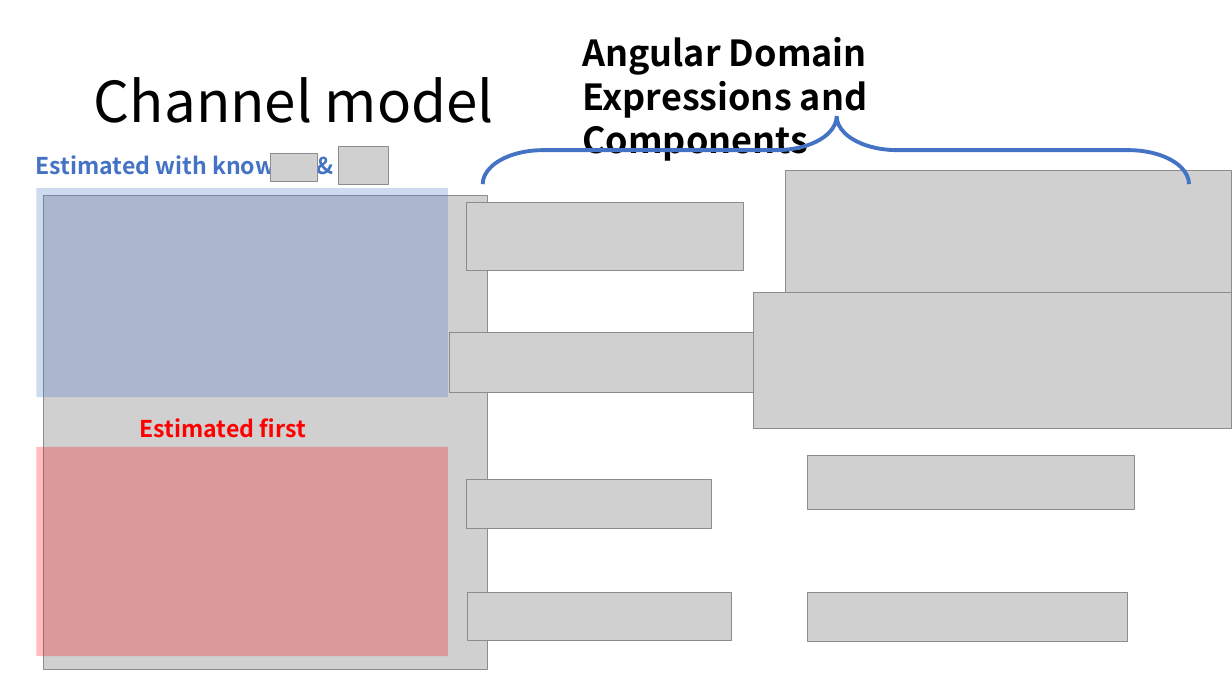
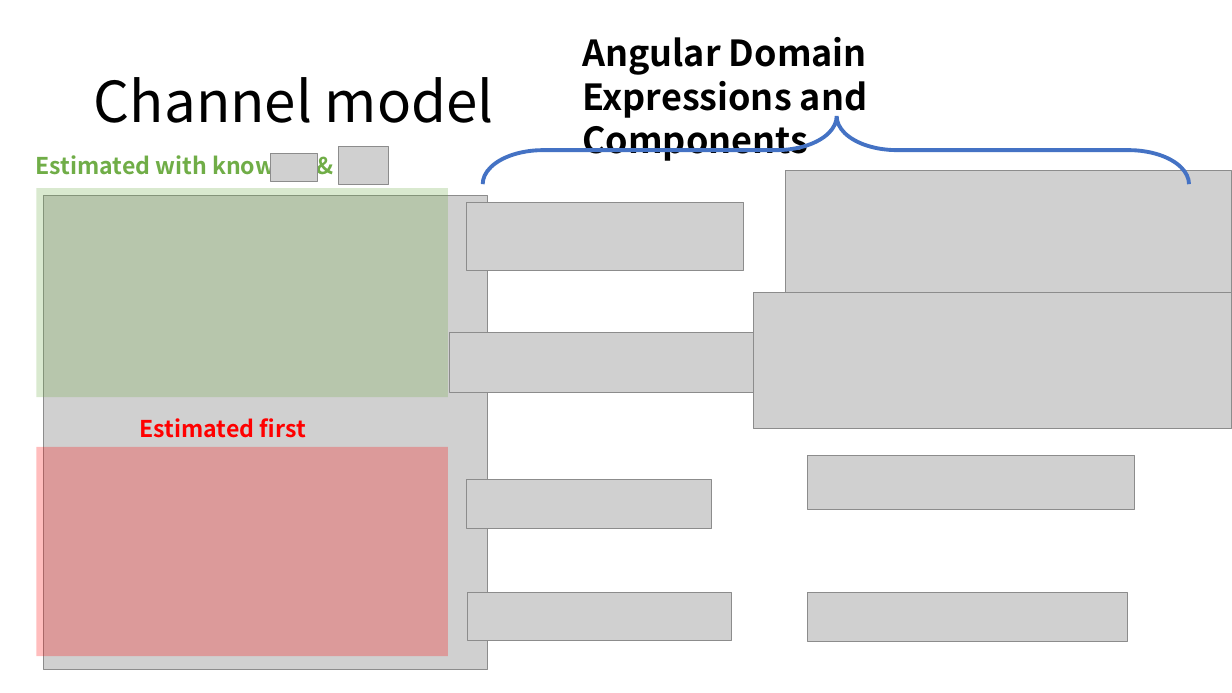
Before and after one commit to Brook1711/RIS-Angular-Domain, a slide deck: slide 6 of doc/RIS-angular-domain组会汇报.pptx. Drawn at 1232x693 pixels with LibreOffice and Linux fonts; fonts in the diff are those of the drawing; grey boxes stand for pictures. Boxes give left, top, right and bottom in pixels: in the first picture for what was removed or moved away, otherwise in the second. Text is boxed around its words. In the diff, an @@ line names an element or a change of style, - is before the commit and + after.

```diff
--- a/doc/RIS-angular-domain组会汇报.pptx
+++ b/doc/RIS-angular-domain组会汇报.pptx
@@ text "Estimated with known &" at (35,153,290,180): text colour #4472C4 to #70AD47 @@
@@ rectangle at (36,189,447,397): fill #4472C4 at 26% opacity to #70AD47 at 26% opacity @@
```
Also in this commit, not shown: 2 other slides changed, 1 slide added, 1 other file.
